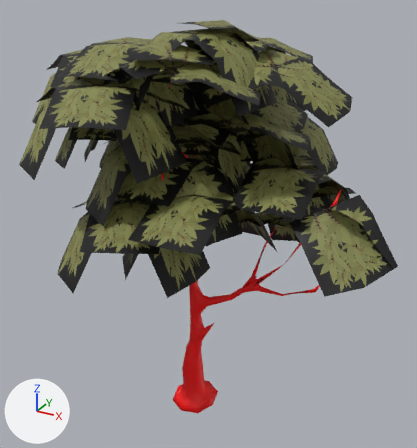
An edit to the FBX model Assets/Models/Enviroment/Trees/Chilco.fbx, drawn before and after from the same camera.
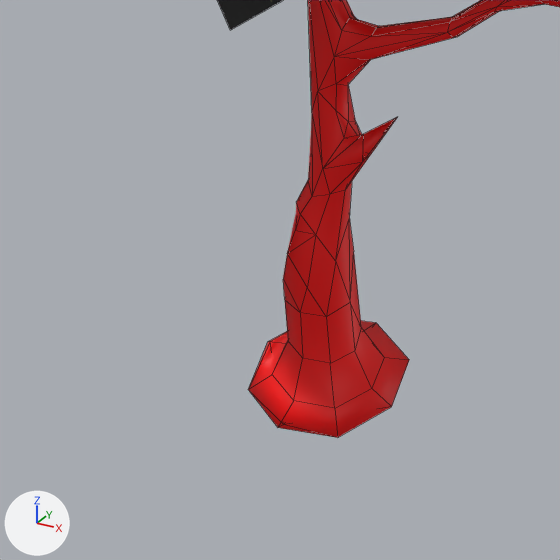
Old and new are each drawn whole from a 50 mm lens placed at (4.05, -6.88, 6.71), pointed at (0.07, 0.36, 3.09) and again close up on the part from 25% to 63% of the width and 65% to 100% of the height. Lighting does not change. The marker at lower left points along +X, +Y and +Z. The close-ups show mesh edges as thin lines. Where no turn or scale is listed for an object, it has been applied to the vertices.

The first close-up shows 'Chilco1'.
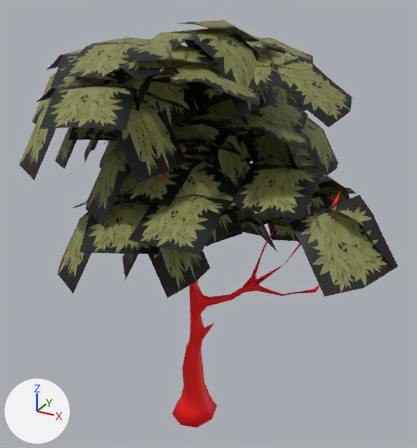
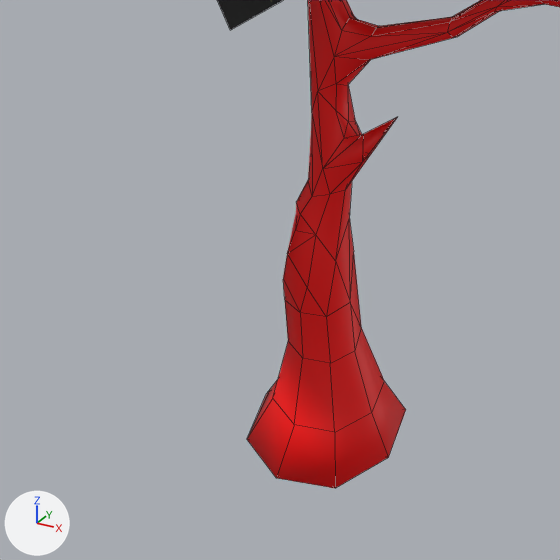
The change in detail:
me_plane_001 has 1940 vertices, 1578 faces and spans x -2.71..3.05, y -2.14..2.73, z -0.08..6.11.
me_plane_001 is used by ob_chilco1; location (0.0, 0.0, 0.0).
Before the commit, vertices of me_plane_001: 0 (0.16, -0.22, 0.01) at pixel (334, 408), 1 (-0.22, -0.16, 0.01) at pixel (272, 374), 3 (0.22, 0.16, 0.06) at pixel (384, 357), 13 (0.23, -0.31, -0.07) at pixel (337, 437), 333 (0.38, -0.06, -0.02) at pixel (391, 406).
Before the commit, vertices of me_plane_001: 342 (-0.04, -0.26, 0.0) at pixel (293, 400), 343 (-0.26, 0.05, 0.03) at pixel (286, 343), 344 (0.04, 0.26, 0.06), 345 (0.26, -0.04, 0.03) at pixel (371, 388), 516 (-0.32, -0.23, -0.07) at pixel (248, 389).
Before the commit, vertices of me_plane_001: 518 (0.32, 0.24, 0.03) at pixel (409, 359), 522 (-0.06, -0.38, -0.08) at pixel (277, 427).
Part 1, on me_plane_001:
Vertices 0, 1, 3, 342 to 345 of me_plane_001 move by (0.0, 0.0, -0.15).
Vertices 13, 333, 516, 518, 522 of me_plane_001 move by (-0.02, 0.0, -0.32).
Vertex 334 of me_plane_001 moves from (-0.04, -0.36, -0.07) at pixel (283, 424) to (0.0, -0.2, -0.4).
Vertex 335 of me_plane_001 moves from (-0.37, 0.06, 0.0) at pixel (270, 341) to (-0.38, 0.05, -0.33) at pixel (268, 393).
Vertex 336 of me_plane_001 moves from (0.06, 0.38, 0.05) at pixel (376, 322) to (0.0, 0.31, -0.4).
Vertex 517 of me_plane_001 moves from (-0.24, 0.32, 0.02) to (-0.3, 0.25, -0.27).
Vertex 523 of me_plane_001 moves from (-0.39, 0.07, -0.02) at pixel (267, 341) to (-0.4, 0.05, -0.34) at pixel (266, 393).

Location of each change, (x1, y1, x2, y2) in pixels of the close-ups (560 x 560 px; the box of a moved part takes in the faces that stretch with it):
'Chilco1', reshaped
    before: (217, 0, 560, 438)
    after: (217, 0, 560, 488)
part 1 of me_plane_001, moved or reshaped
    before: (248, 321, 409, 438)
    after: (247, 327, 406, 488)
